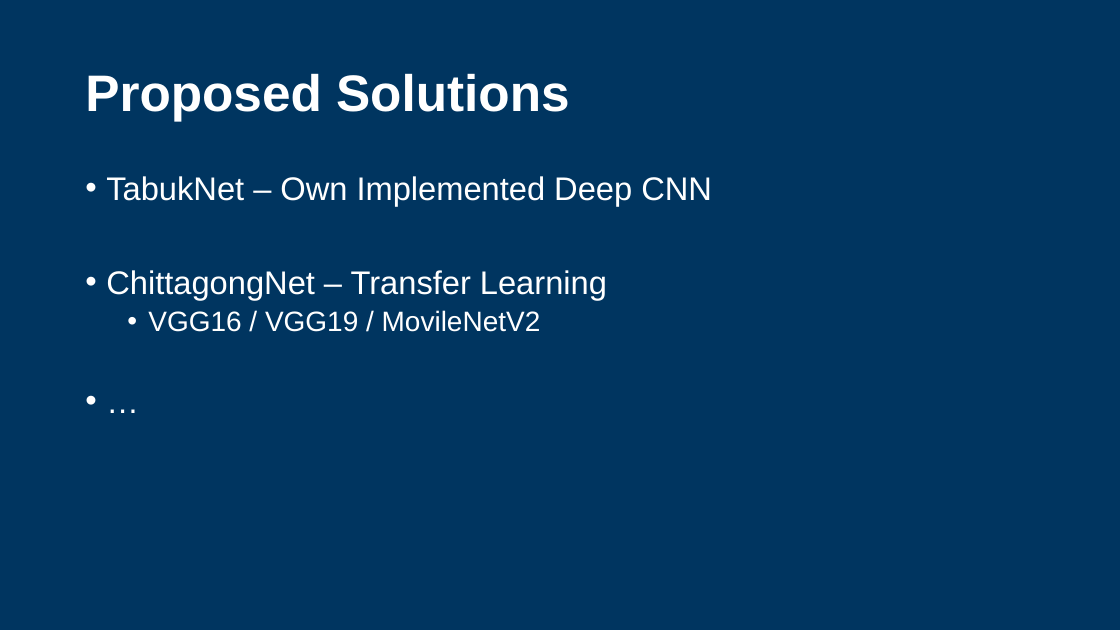
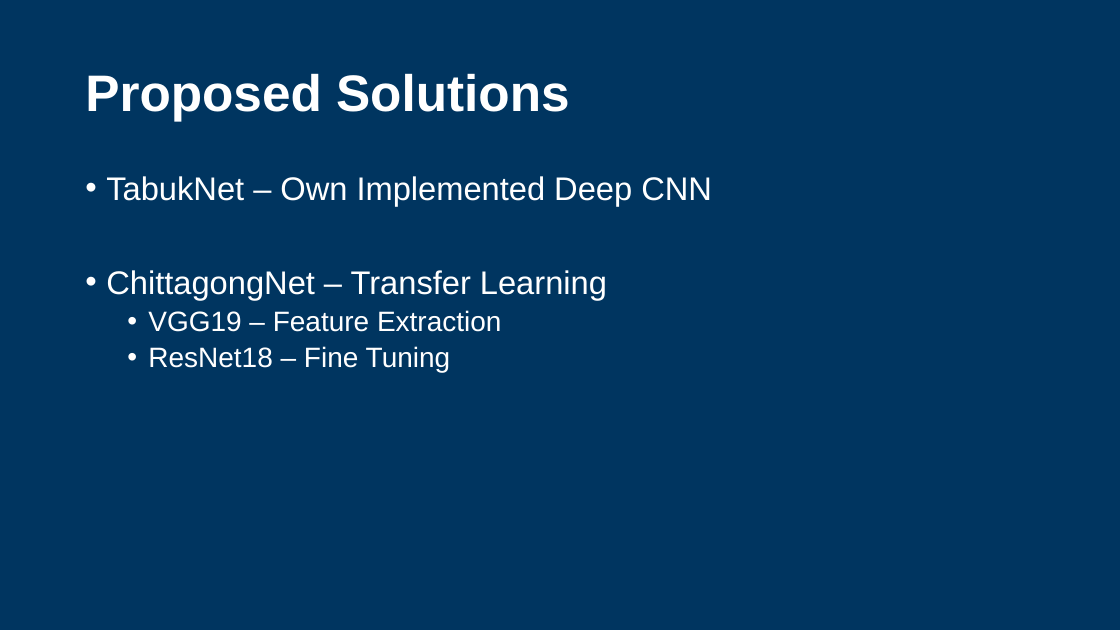
Before and after one commit to fernand0labra/ltu-M7016H, a slide deck: slide 23 of docs/presentation.pptx (slide 22 before the commit). Drawn at 1120x630 pixels with LibreOffice and Linux fonts; fonts in the diff are those of the drawing; background and template pictures are left out. Boxes give left, top, right and bottom in pixels: in the first picture for what was removed or moved away, otherwise in the second. Text is boxed around its words. In the diff, an @@ line names an element or a change of style, - is before the commit and + after.

```diff
--- a/docs/presentation.pptx
+++ b/docs/presentation.pptx
@@ text at box(148, 310, 501, 372): text changed @@
-  • VGG16 / VGG19 / MovileNetV2
-• …
+  • VGG19 – Feature Extraction
+  • ResNet18 – Fine Tuning
```
Also in this commit, not shown: 19 other slides changed, 3 slides added.
